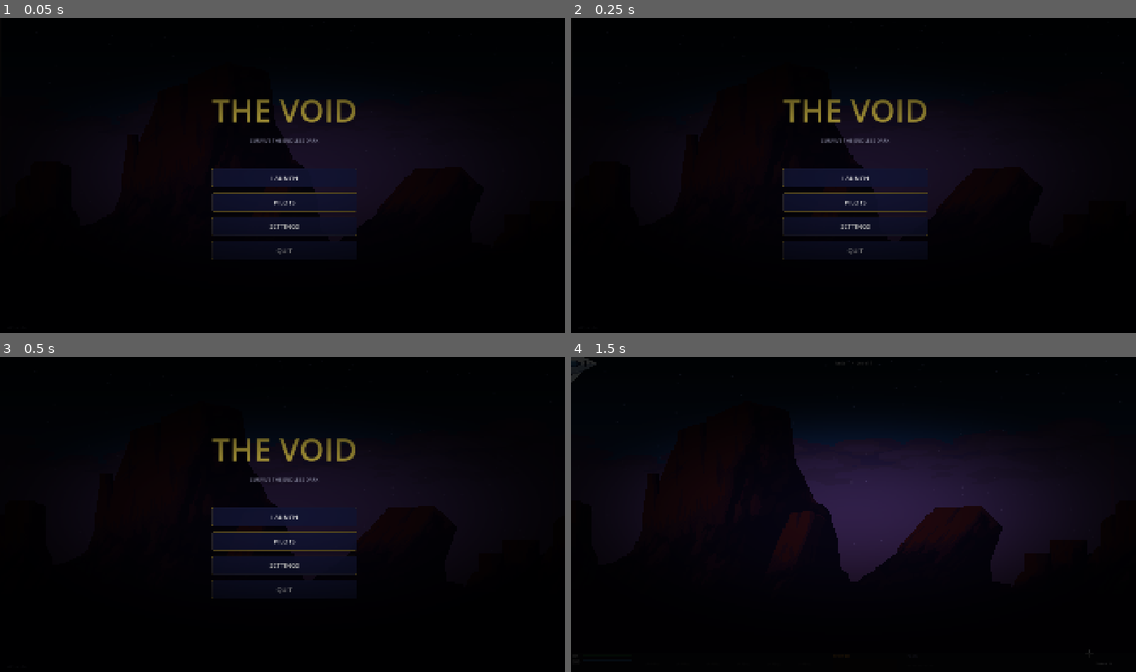
Above: before the commit, frames 1-4 (two rows, left to right).
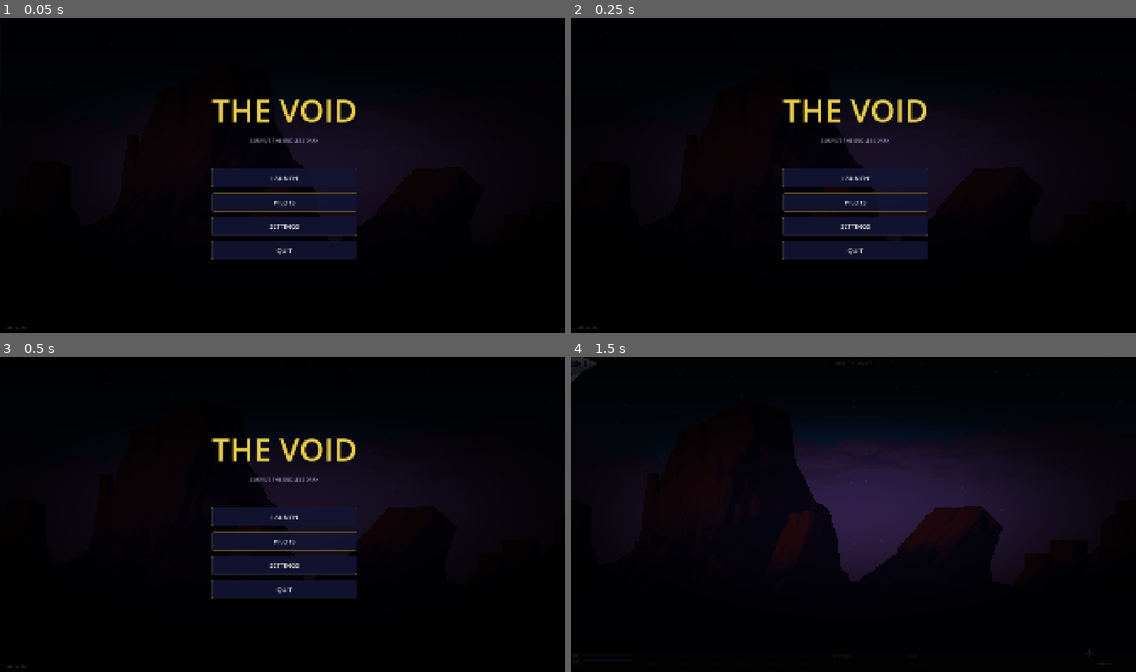
Above: after the commit, the same moments.

Repository: TheVelvetShadow/side-shooter
Game: Godot game, scene res://scenes/ui/MainMenu.tscn
Two runs of this game, one before a commit and one after it. Both use one fixed random seed, a clock stepped at 60 frames per second and the inputs below.
Inputs:
- Up to frame 1 (0.05 s): no input
- Up to frame 2 (0.25 s): no input
- Up to frame 3 (0.5 s): no input
- Up to frame 4 (1.5 s): click "LAUNCH" at 0.5 s; click "Launch Interceptor →" at 1.25 s

The runs differ from the first frame. In frame 1, 1.1% of the frame differs, in the area x 1-64%, y 25-99%; in frame 2, 1.1%; in frame 3, 1.1%; in frame 4, nothing differs.

Commit message:
Fix vignette rendering over UI overlays
Lower VignetteOverlay CanvasLayer from layer 98 to layer 5 so
it sits above gameplay (layer 0) but below UI panels such as
HUD, PilotAcademy, WeaponUpgradeUI, and LevelUpUI (all layer 10).

Co-Authored-By: Claude Sonnet 4.6 <noreply@anthropic.com>

Diff:
--- a/scripts/systems/VignetteOverlay.gd
+++ b/scripts/systems/VignetteOverlay.gd
@@ -7,7 +7,7 @@
 @export var opacity: float  = 0.85
 
 func _ready() -> void:
-	layer = 98
+	layer = 5
 	var rect := ColorRect.new()
 	rect.anchor_right  = 1.0
 	rect.anchor_bottom = 1.0
